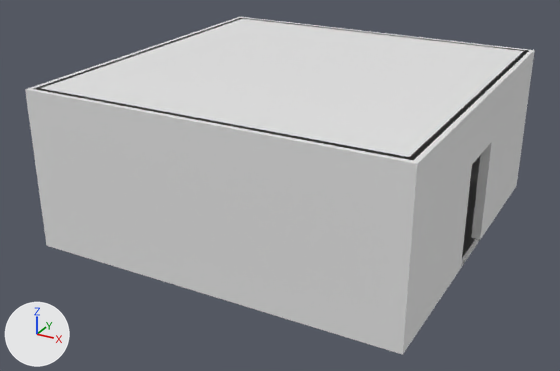
The FBX model EscapeRoom/Assets/Rooms/FBX/RoomStraigth.fbx: old version first, new version second.
Rendered twice from a 50 mm lens placed at (2.46, -5.96, 2.6), pointed at (-0.08, -1.34, 0.29). The axes (+X, +Y, +Z) are drawn at lower left. The lights are the same throughout.

Before the edit, the objects in view are built like this:
```python
me_roomstraigth = bpy.data.meshes.new('RoomStraigth')
me_roomstraigth.from_pydata(...)  # 64 vertices, 28 faces; spans x -1.33..1.33, y -1.33..1.33, z 0.0..1.14
ob_roomstraigth = bpy.data.objects.new('RoomStraigth', me_roomstraigth)
ob_roomstraigth.location = (0.0, -1.158, 0.0)
```
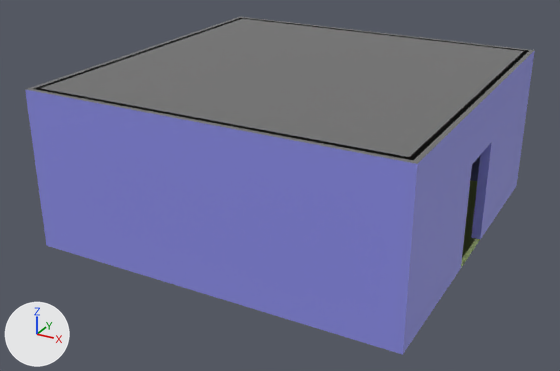
Pixel boxes [x1, y1, x2, y2] of what changed, in the pictures (560 x 371 px):
part 1 of me_roomstraigth, recoloured: [461, 180, 480, 268] in both
part 2 of me_roomstraigth, recoloured (grey to blue): [25, 50, 535, 355] in both
part 3 of me_roomstraigth, recoloured (white to grey): [25, 17, 534, 164] in both

The change, as a list of edits to the scene's bpy script:
```text
Add mat_podłoga:
    mat_podłoga = principled_material('podłoga')
    mat_podłoga.base_color = (0.622, 0.8, 0.316)  # green #cfe798
    mat_podłoga.roughness = 0.4
Add mat_sufit:
    mat_sufit = principled_material('sufit')
    mat_sufit.base_color = (0.163, 0.163, 0.163)  # grey #707070
Add mat_ściany:
    mat_ściany = principled_material('ściany')
    mat_ściany.base_color = (0.267, 0.273, 0.8)  # blue #8d8fe7
Change me_roomstraigth:
    where me_roomstraigth.from_pydata(...)  # 64 vertices, 28 faces; spans x -1.33..1.33, y -1.33..1.33, z 0.0..1.14
    used by ob_roomstraigth; location = (0.0, -1.158, 0.0)
    me_roomstraigth part 1: all 9 faces centred in x -1.3..1.3, y -1.3..1.3, z 0.0 switch from no material to mat_podłoga (green #cfe799)
    me_roomstraigth part 2: all 14 faces centred in x -1.33..1.33, y -1.33..1.33, z 0.37..0.75 switch from no material to mat_ściany (blue #8d8fe7)
    me_roomstraigth part 3: all 5 faces centred in x -1.3..1.3, y -1.3..1.3, z 1.14 switch from no material to mat_sufit (grey #707070)
```
